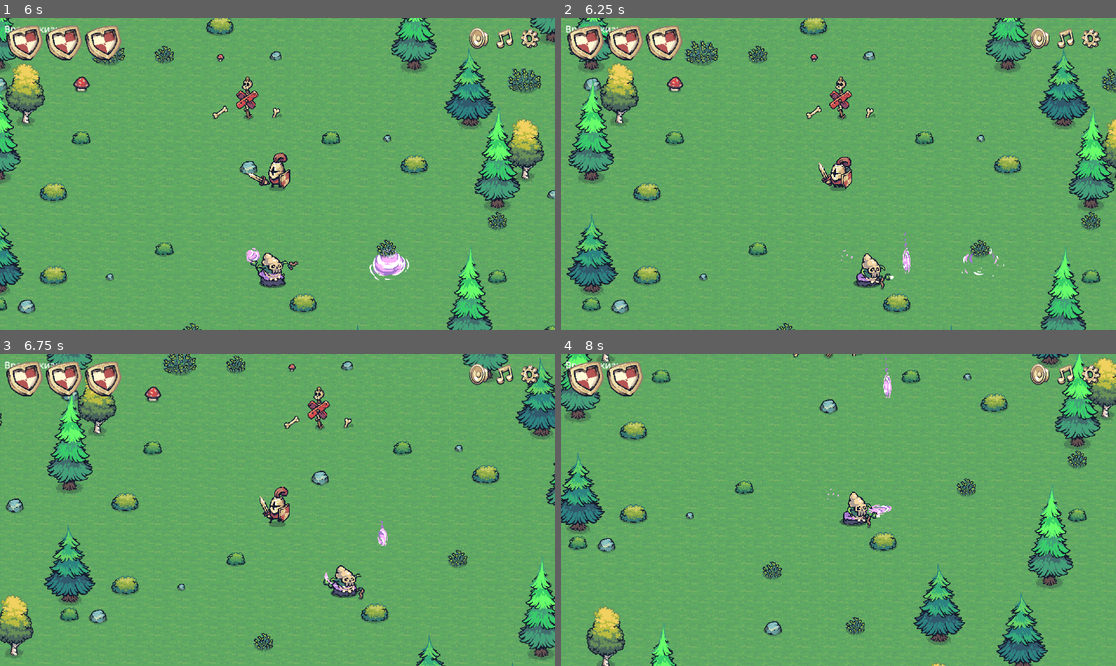
Above: before the commit, frames 1-4 (two rows, left to right).
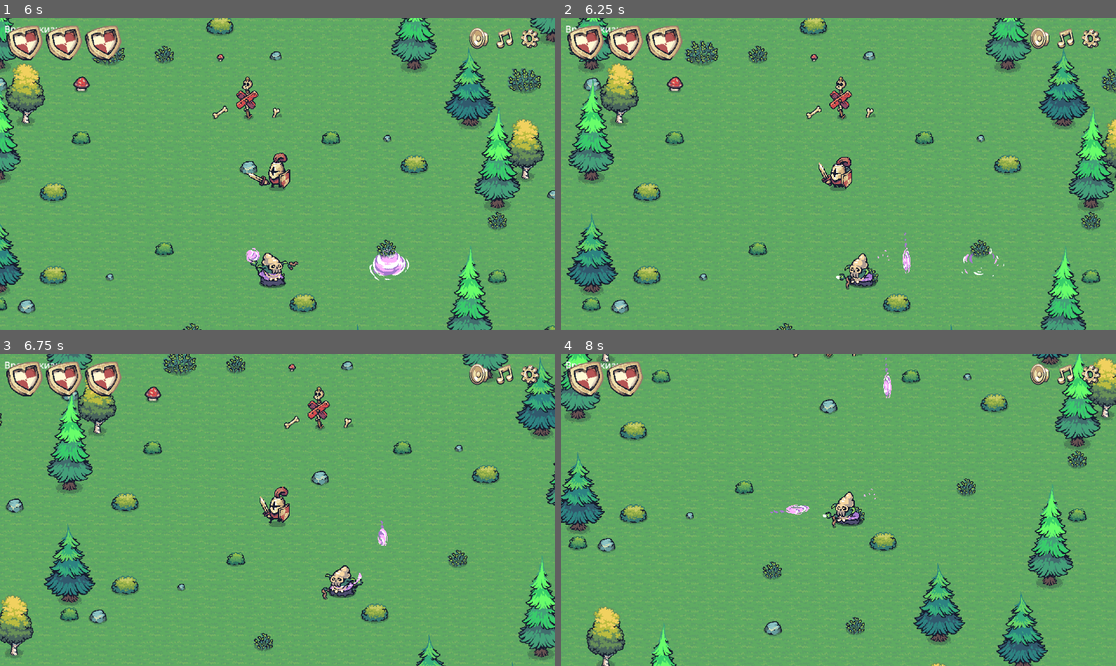
Above: after the commit, the same moments.

Repository: darkicestormteam/Fgame
Game: Godot game, scene res://scenes/mainmenu.tscn
Two runs of this game, one before a commit and one after it. Both use one fixed random seed, a clock stepped at 60 frames per second and the inputs below.
Inputs (mouse positions are in pixels of both pictures, inside the frame that each line leads up to):
- Up to frame 1 (6 s): click "старт" at 0.5 s; click "старт" at 1.25 s; tap Enter (ui_accept) at 2, 2.27, 3.02, 4.52, 5.27 s; move the mouse to (399, 158) at 2.02 s; hold D (move_right) 2.03-2.78 s; tap Space every 0.75 s from 2.1 to 5.85 s; move the mouse to (166, 189) at 2.77 s; hold S (move_down) 2.78-3.53 s; move the mouse to (333, 105) at 3.52 s; hold D (move_right) 3.53-4.28 s; move the mouse to (249, 236) at 4.27 s; hold W (move_up) 4.28-5.03 s; move the mouse to (444, 220) at 5.02 s; hold A (move_left) from 5.03 s (still down); move the mouse to (111, 127) at 5.77 s
- Up to frame 2 (6.25 s): keep holding A (move_left); tap Enter (ui_accept) at 6.02 s
- Up to frame 3 (6.75 s): move the mouse to (305, 510) at 6.52 s; release A (move_left) at 6.53 s; hold S (move_down) from 6.53 s (still down); tap Space at 6.6 s
- Up to frame 4 (8 s): move the mouse to (755, 432) at 7.27 s; release S (move_down) at 7.28 s; hold D (move_right) from 7.28 s (still down); tap Space at 7.35 s; tap Enter (ui_accept) at 7.52 s

Frame 1 is identical in both runs. In frame 2, 0.6% of the frame differs, in the area x 49-60%, y 74-88%; in frame 3, 0.5%; in frame 4, 0.7%, in the area x 37-60%, y 43-56%.

Commit message:
update branch

Diff:
--- a/script/enemy.gd
+++ b/script/enemy.gd
@@ -110,6 +110,14 @@
 	if distance_to_player_after <= attack_distance:
 		if not is_attacking:
 			is_attacking = true
+			# Поворачиваем врага к игроку перед атакой
+			var direction_to_player = (_player.global_position - global_position).normalized()
+			if direction_to_player.x < 0:
+				animated_sprite.flip_h = true
+				attack_area.scale.x = -abs(attack_area.scale.x)
+			else:
+				animated_sprite.flip_h = false
+				attack_area.scale.x = abs(attack_area.scale.x)
 			animated_sprite.play("attack")
 		velocity = Vector2.ZERO
 		return
Not shown, changed: .gitignore
